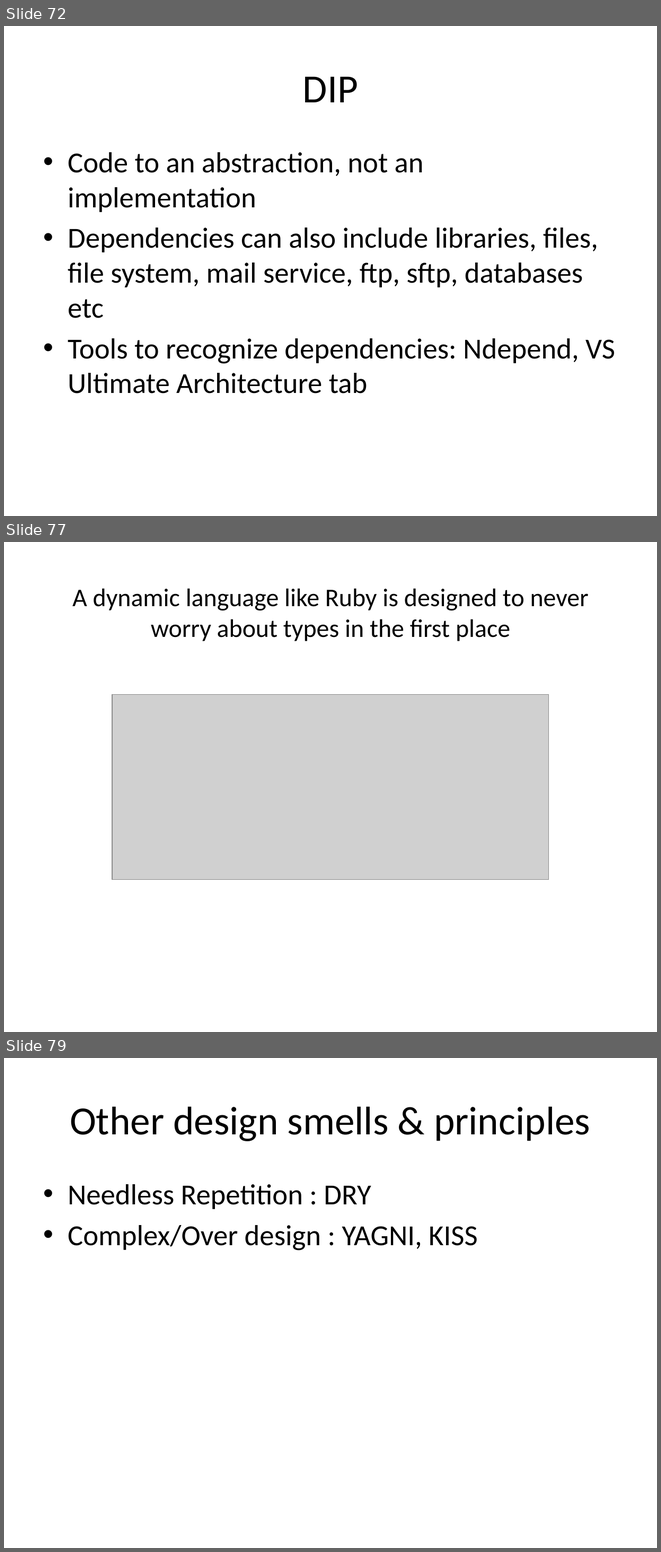
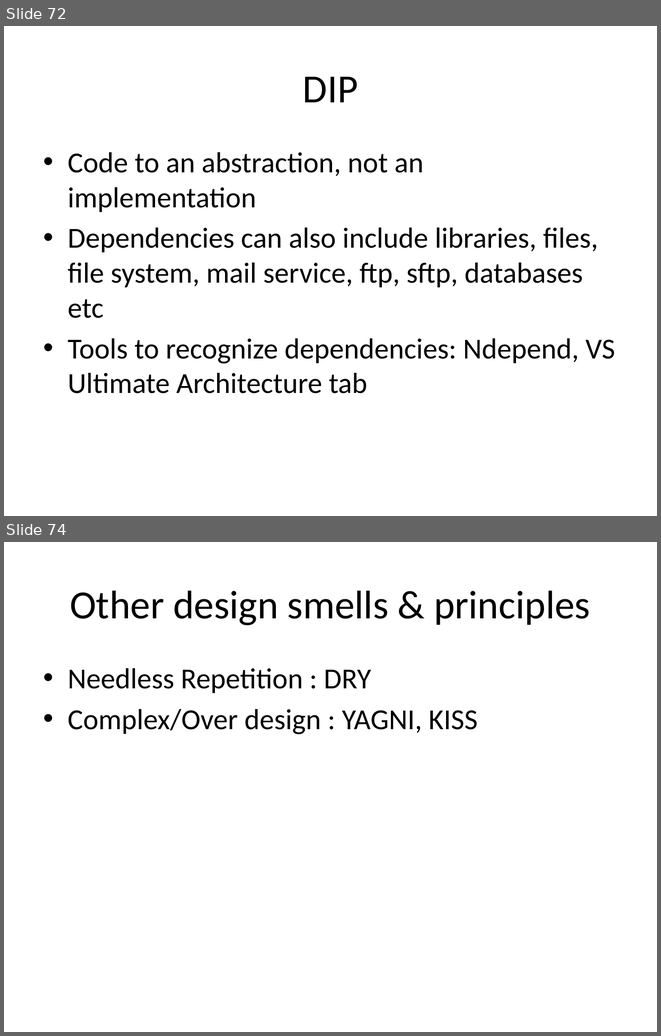
Before and after one commit to Mohamedsaied8/EmbeddedCppDiploma, a slide deck: cpp/slides/session10/SOLID Principles of OOD v2.pptx. Shown one above the other, each under a label of ours: slides 72, 77 and 79 before the commit, slides 72 and 74 after it; the slides between them are not shown. The pictures are 661x1552 and 661x1036 pixels, drawn with LibreOffice and Linux fonts; fonts in the diff are those of the drawing; grey boxes stand for pictures. Boxes give left, top, right and bottom in pixels: in the first picture for what was removed or moved away, otherwise in the second. Text is boxed around its words. In the diff, an @@ line names an element or a change of style, - is before the commit and + after.

```diff
--- a/cpp/slides/session10/SOLID Principles of OOD v2.pptx
+++ b/cpp/slides/session10/SOLID Principles of OOD v2.pptx
@@ slide 77 removed at box(4, 542, 657, 1032), background #FFFFFF @@
@@ title removed at box(72, 588, 589, 641) @@
-A dynamic language like Ruby is designed to never worry about types in the first place
@@ picture removed at box(113, 694, 549, 879) @@
@@ what was slide 79 is now slide 74 @@
```
Also in this commit, not shown: 6 other slides removed, 2 other files.
